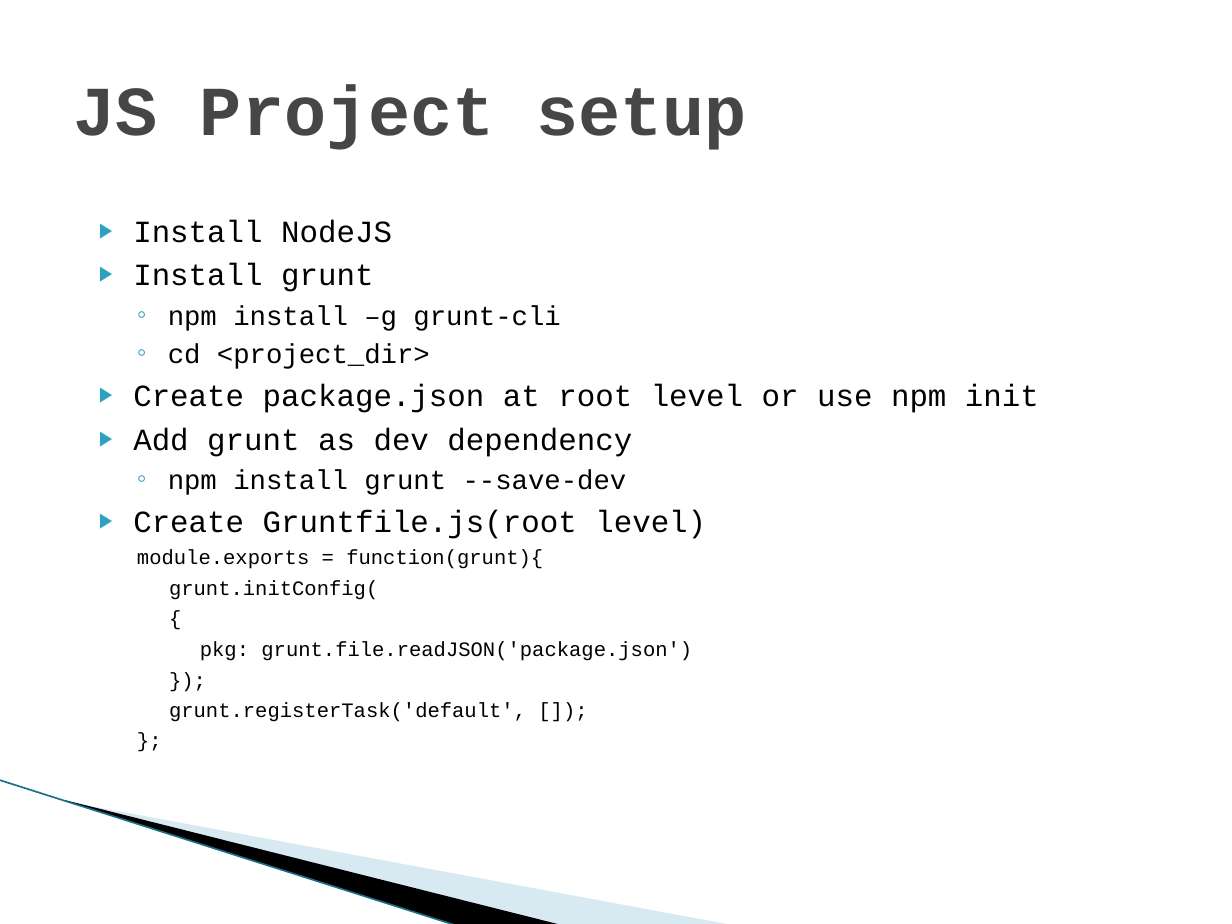
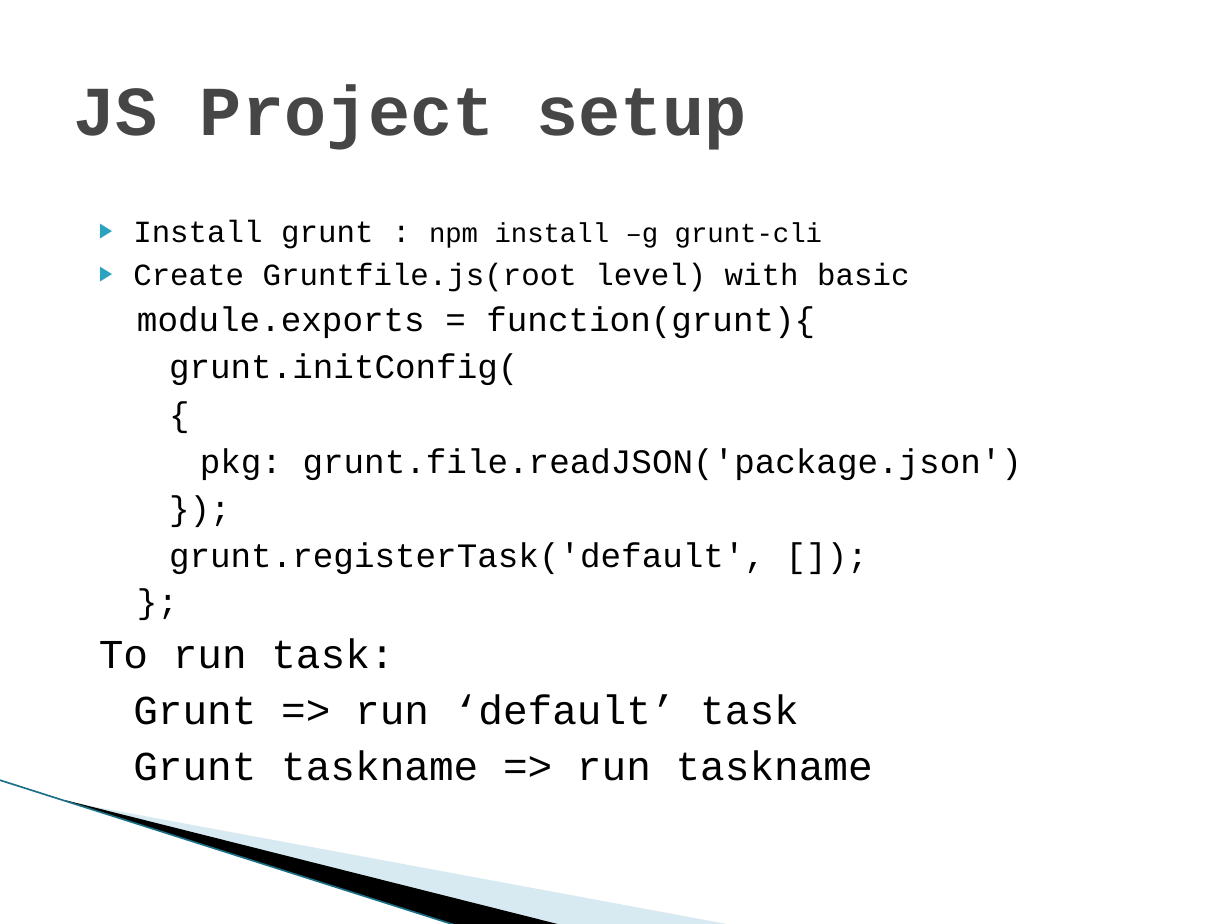
Before and after one commit to jerrykid/Automation-FrontEnd-With-Gruntjs, a slide deck: slide 8 of Automation-FrontEnd-With-Gruntjs.pptx (slide 7 before the commit). Drawn at 1232x924 pixels with LibreOffice and Linux fonts; fonts in the diff are those of the drawing; background and template pictures are left out. Boxes give left, top, right and bottom in pixels: in the first picture for what was removed or moved away, otherwise in the second. Text is boxed around its words. In the diff, an @@ line names an element or a change of style, - is before the commit and + after.

Commit message:
update slide

```diff
--- a/Automation-FrontEnd-With-Gruntjs.pptx
+++ b/Automation-FrontEnd-With-Gruntjs.pptx
@@ text at box(133, 220, 909, 292): text changed @@
-▶ Install NodeJS
-▶ Install grunt
-  ◦ npm install –g grunt-cli
-  ◦ cd <project_dir>
-▶ Create package.json at root level or use npm init
-▶ Add grunt as dev dependency
-  ◦ npm install grunt --save-dev
-▶ Create Gruntfile.js(root level)
+▶ Install grunt : npm install –g grunt-cli
+▶ Create Gruntfile.js(root level) with basic
@@ text at box(137, 306, 1022, 574): size 12 to 20 pt in "module.exports = function(grunt){", "grunt.initConfig(", "{", "pkg: grunt.file.readJSON('package.json')" and 3 more places @@
@@ text at box(99, 638, 873, 781): paragraphs added @@
+To run task:
+Grunt => run ‘default’ task
+Grunt taskname => run taskname
```
Also in this commit, not shown: 4 other slides changed, 12 slides added, 1 slide removed, 1 other file.
